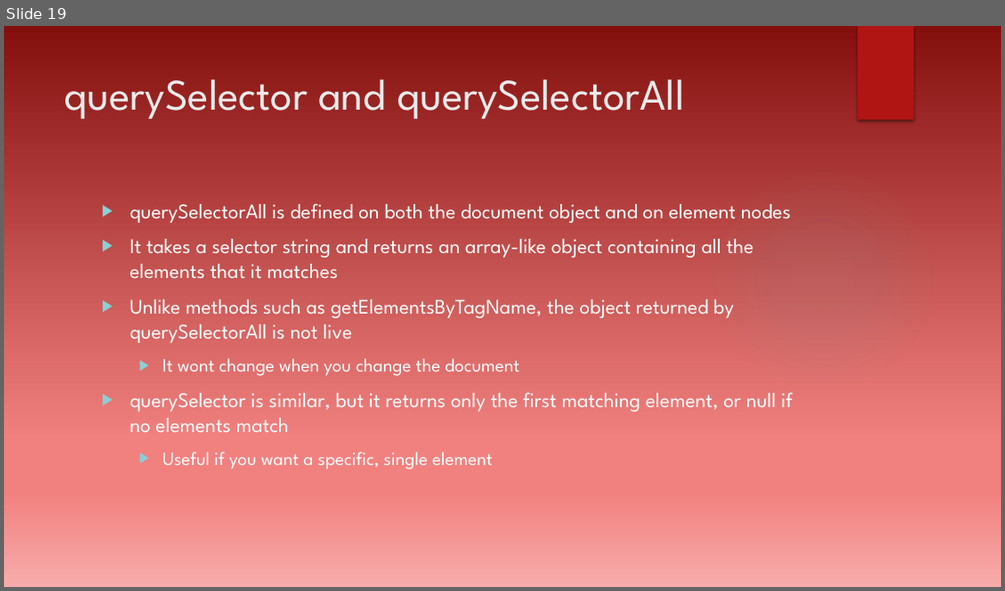
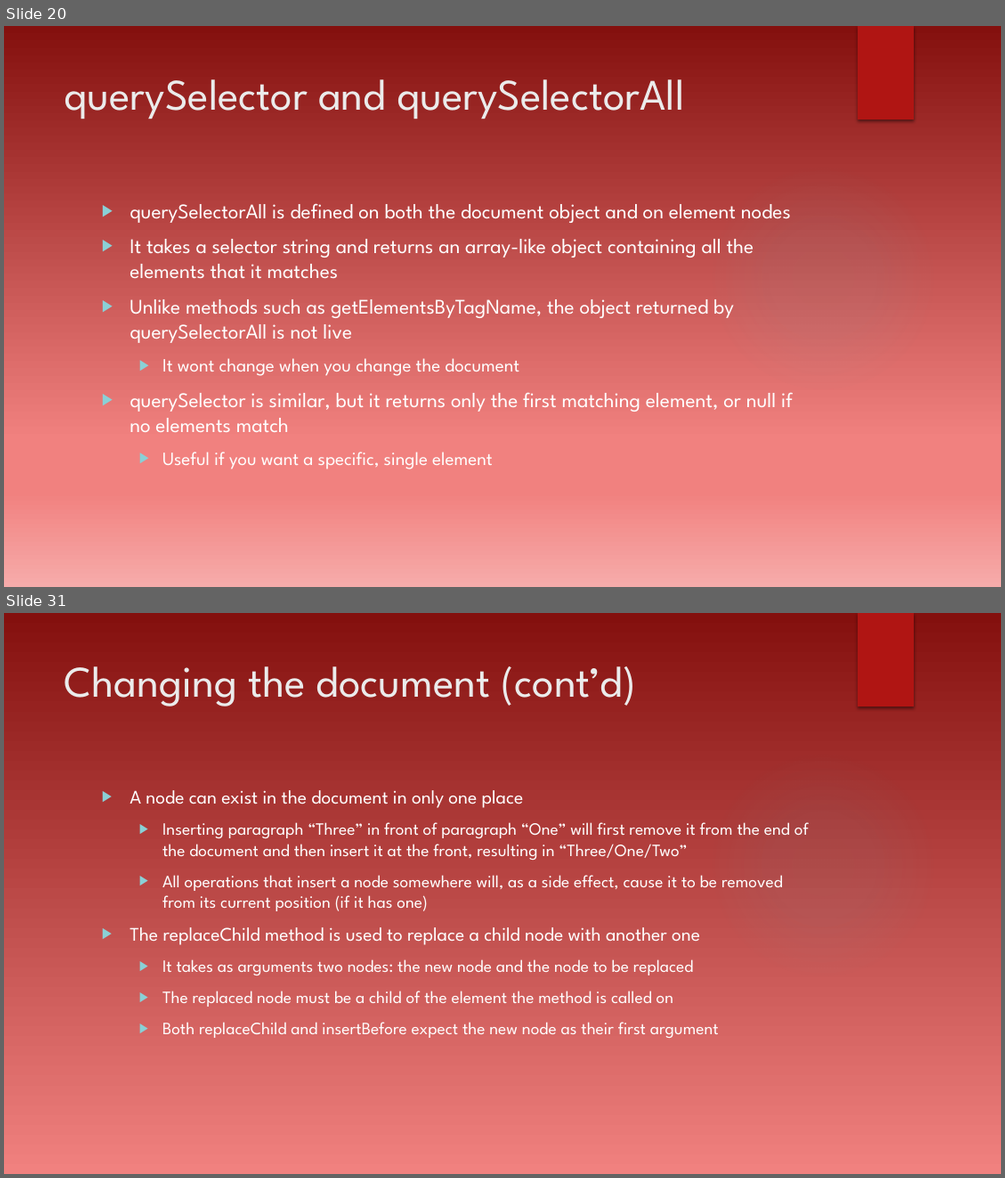
Before and after one commit to dtarvin/evening-work, a slide deck: document-object-model-presentation/Document Object Model.pptx. Shown one above the other, each under a label of ours: slide 19 before the commit, slides 20 and 31 after it; the slides between them are not shown. The pictures are 1005x591 and 1005x1178 pixels, drawn with LibreOffice and Linux fonts; fonts in the diff are those of the drawing; background and template pictures are left out. Boxes give left, top, right and bottom in pixels: in the first picture for what was removed or moved away, otherwise in the second. Text is boxed around its words. In the diff, an @@ line names an element or a change of style, - is before the commit and + after.

```diff
--- a/document-object-model-presentation/Document Object Model.pptx
+++ b/document-object-model-presentation/Document Object Model.pptx
@@ slide 31 added at (4,613,1001,1174), background gradient #84100E to #F1817F to #F6ABAA; not listed: 2 template elements that a slide beside it also shows @@
@@ title added at (65,666,636,706), 42 pt, text #EBEBEB @@
+Changing the document (cont’d)
@@ text added at (129,790,809,1038), 16.6 pt, text #FFFFFF @@
+▶ A node can exist in the document in only one place
+  ▶ Inserting paragraph “Three” in front of paragraph “One” will first remove it from the end of the document and then insert it at the front, resulting in “Three/One/Two”
+  ▶ All operations that insert a node somewhere will, as a side effect, cause it to be removed from its current position (if it has one)
+▶ The replaceChild method is used to replace a child node with another one
+  ▶ It takes as arguments two nodes: the new node and the node to be replaced
+  ▶ The replaced node must be a child of the element the method is called on
+  ▶ Both replaceChild and insertBefore expect the new node as their first argument
@@ what was slide 19 is now slide 20 @@
```
Also in this commit, not shown: 1 slide changed, 15 other slides added.
